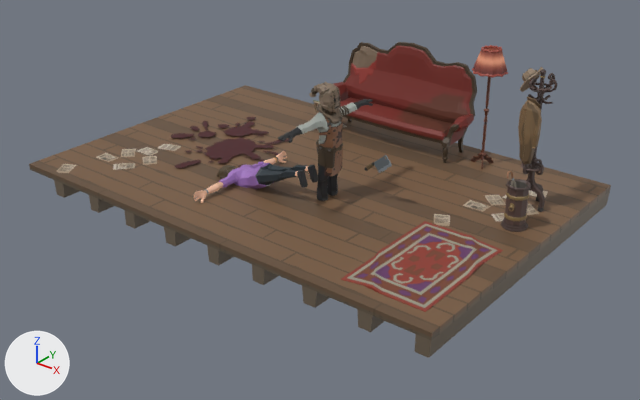
Before and after pictures for a commit that changed the glTF model dist/models/1.hotspot/1.hotspot.glb.
Rendered twice from a 50 mm camera at (7.9, -6.19, 5.97) aimed at (0.37, 3.22, 0.14). Every picture has the same lights, and +X, +Y and +Z are marked at lower left. Where no turn or scale is listed for an object, it has been applied to the vertices. Vertices at the same position are counted once.

Before the edit, the objects in view are built like this:
```python
ob_sm_bld_floor_combined_02 = bpy.data.objects.new('SM_Bld_Floor_Combined_02', me_scene_117)
ob_sm_bld_floor_combined_02.parent = ob_root_015
ob_sm_bld_floor_combined_02.location = (-1.267, 3.511, 0.346)
ob_sm_bld_floor_combined_02.rotation_euler = (1.571, 0.0, 1.569)  # degrees (90, 0, 90)
ob_sm_bld_floor_combined_02.scale = (0.01, 0.01, 0.01)
ob_sm_bld_floor_combined_02__1 = bpy.data.objects.new('SM_Bld_Floor_Combined_02__1_', me_scene_117)
ob_sm_bld_floor_combined_02__1.parent = ob_root_015
ob_sm_bld_floor_combined_02__1.location = (1.233, 3.505, 0.346)
ob_sm_bld_floor_combined_02__1.rotation_euler = (1.571, 0.0, 1.569)  # degrees (90, 0, 90)
ob_sm_bld_floor_combined_02__1.scale = (0.01, 0.01, 0.01)
ob_sm_bld_floor_combined_02__2 = bpy.data.objects.new('SM_Bld_Floor_Combined_02__2_', me_scene_117)
ob_sm_bld_floor_combined_02__2.parent = ob_root_015
ob_sm_bld_floor_combined_02__2.location = (-1.273, 1.011, 0.346)
ob_sm_bld_floor_combined_02__2.rotation_euler = (1.571, 0.0, 1.569)  # degrees (90, 0, 90)
ob_sm_bld_floor_combined_02__2.scale = (0.01, 0.01, 0.01)
ob_sm_bld_floor_combined_02__3 = bpy.data.objects.new('SM_Bld_Floor_Combined_02__3_', me_scene_117)
ob_sm_bld_floor_combined_02__3.parent = ob_root_015
ob_sm_bld_floor_combined_02__3.location = (-3.767, 3.516, 0.346)
ob_sm_bld_floor_combined_02__3.rotation_euler = (1.571, 0.0, 1.569)  # degrees (90, 0, 90)
ob_sm_bld_floor_combined_02__3.scale = (0.01, 0.01, 0.01)
ob_sm_bld_floor_combined_02__4 = bpy.data.objects.new('SM_Bld_Floor_Combined_02__4_', me_scene_117)
ob_sm_bld_floor_combined_02__4.parent = ob_root_015
ob_sm_bld_floor_combined_02__4.location = (1.227, 1.005, 0.346)
ob_sm_bld_floor_combined_02__4.rotation_euler = (1.571, 0.0, 1.569)  # degrees (90, 0, 90)
ob_sm_bld_floor_combined_02__4.scale = (0.01, 0.01, 0.01)
ob_sm_bld_floor_combined_02__5 = bpy.data.objects.new('SM_Bld_Floor_Combined_02__5_', me_scene_117)
ob_sm_bld_floor_combined_02__5.parent = ob_root_015
ob_sm_bld_floor_combined_02__5.location = (-3.773, 1.016, 0.346)
ob_sm_bld_floor_combined_02__5.rotation_euler = (1.571, 0.0, 1.569)  # degrees (90, 0, 90)
ob_sm_bld_floor_combined_02__5.scale = (0.01, 0.01, 0.01)
ob_sm_chr_business_female_03_1_001 = bpy.data.objects.new('SM_Chr_Business_Female_03_1.001', me_scene_249)
ob_sm_chr_business_female_03_1_001.location = (0.0, 2.9, 0.56)
ob_sm_chr_butcher_01_002 = bpy.data.objects.new('SM_Chr_Butcher_01.002', me_scene_209)
ob_sm_chr_butcher_01_002.location = (0.75, 2.97, 0.37)
ob_sm_prop_rug_01__1 = bpy.data.objects.new('SM_Prop_Rug_01__1_', me_scene_015)
ob_sm_prop_rug_01__1.location = (2.82, 2.26, 0.34)
# also in view: 'SM_Prop_Papers_03__12_' at (2.76, 4.22, 0.36); 'SM_Prop_Lamp_04__4_' at (1.83, 5.49, 1.3); 'SM_Prop_Decal_Floor_Large__18_' at (-1.91, 3.54, 0.38); 'SM_Prop_Coat_Stand_01_Insert_01' at (2.99, 4.62, 1.7); 'SM_Prop_Umbrella_Stand_01' at (3.23, 3.89, 0.77)
```
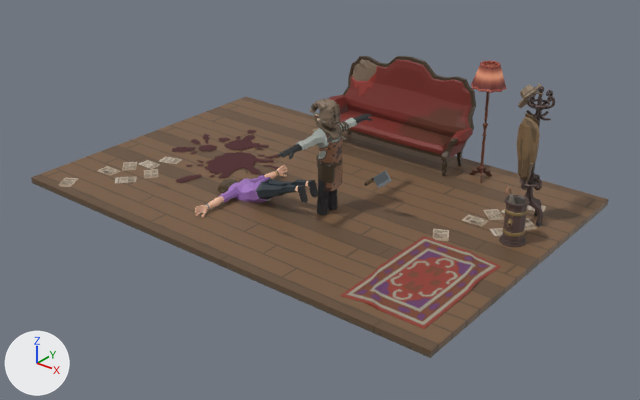
Boxes [x1, y1, x2, y2] around the edits, measured in the pictures (640 x 400 px):
```json
{"object": "SM_Bld_Floor_Combined_02__4_", "change": "reshaped, moved", "before": [264, 196, 535, 358], "after": [265, 211, 533, 358], "on screen": "9% shorter"}
{"object": "SM_Bld_Floor_Combined_02__2_", "change": "reshaped, moved", "before": [134, 156, 378, 285], "after": [135, 170, 378, 285], "on screen": "11% shorter"}
{"object": "SM_Bld_Floor_Combined_02__1_", "change": "reshaped, moved", "before": [380, 146, 611, 270], "after": [378, 159, 609, 270], "on screen": "10% shorter"}
{"object": "SM_Prop_ArmChair_04__2_", "change": "moved", "before": [333, 42, 477, 163], "after": [328, 56, 476, 176]}
{"object": "SM_Bld_Floor_Combined_02__5_", "change": "reshaped, moved", "before": [29, 120, 248, 229], "after": [31, 133, 247, 229], "on screen": "12% shorter"}
{"object": "SM_Prop_Rug_01__1_", "change": "moved", "before": [341, 221, 503, 312], "after": [340, 236, 501, 329]}
{"object": "SM_Bld_Floor_Combined_02", "change": "reshaped, moved", "before": [255, 117, 466, 196], "after": [255, 131, 465, 210]}
{"object": "SM_Bld_Floor_Combined_02__3_", "change": "reshaped, moved", "before": [150, 85, 318, 154], "after": [151, 97, 318, 167]}
{"object": "SM_Chr_Butcher_01.002", "change": "moved", "before": [278, 82, 373, 201], "after": [278, 98, 373, 216]}
{"object": "SM_Chr_Business_Female_03_1.001", "change": "moved", "before": [194, 151, 318, 203], "after": [195, 165, 318, 217]}
{"object": "SM_Prop_Decal_Floor_Large__18_", "change": "moved", "before": [171, 117, 289, 168], "after": [172, 130, 289, 183]}
{"object": "SM_Prop_Coat_Stand_01_Insert_01", "change": "moved", "before": [518, 67, 543, 164], "after": [517, 84, 541, 180]}
{"object": "SM_Prop_Coat_Stand_01", "change": "moved", "before": [521, 69, 557, 212], "after": [519, 86, 555, 227]}
{"object": "SM_Prop_Lamp_04__4_", "change": "moved", "before": [471, 45, 508, 169], "after": [470, 60, 507, 183]}
{"object": "SM_Prop_Umbrella_Stand_01", "change": "moved", "before": [501, 170, 531, 232], "after": [499, 187, 530, 247]}
{"object": "SM_Prop_Papers_03__13_", "change": "moved", "before": [57, 144, 181, 173], "after": [59, 157, 182, 187]}
{"object": "SM_Prop_Papers_03__12_", "change": "moved", "before": [434, 190, 548, 226], "after": [433, 205, 546, 241]}
{"part": 1, "of": "me_scene_117", "change": "deleted", "before": [89, 195, 384, 332], "on screen": "brown"}
{"part": 2, "of": "me_scene_117", "change": "deleted", "before": [54, 180, 330, 308], "on screen": "brown"}
{"part": 3, "of": "me_scene_117", "change": "deleted", "before": [125, 192, 610, 358]}
```

Edits to the scene script, one JSON object a line:
```json
{"block": "me_scene_117", "where": "# used by ob_sm_bld_floor_combined_02; parent = ob_root_015; location = (-1.267, 3.511, 0.346); rotation_euler = (1.571, 0.0, 1.569), in degrees (90, 0, 90); scale = (0.01, 0.01, 0.01)"}
{"op": "remove", "block": "me_scene_117", "code": "me_scene_117.from_pydata(...)  # 78 vertices, 106 faces; spans x 0.0..250.0, y -33.0..1.0, z 0.0..250.0"}
{"op": "add", "block": "me_scene_117", "code": "me_scene_117.from_pydata(...)  # 12 vertices, 20 faces; spans x 0.0..250.0, y -9.0..1.0, z 0.0..250.0"}
{"block": "me_scene_117", "change": "me_scene_117 part 1: the loose piece of 16 vertices spanning x 0.0..250.0, y -33.0..-9.0, z 147.0..169.0 is deleted"}
{"block": "me_scene_117", "change": "me_scene_117 part 2: the loose piece of 12 vertices spanning x 0.0..250.0, y -33.0..-9.0, z 62.0..86.0 is deleted"}
{"block": "me_scene_117", "change": "me_scene_117 part 3: 14 vertices removed from x 0.0..250.0, y -33.0..-9.0, z 229.0..250.0"}
{"op": "remove", "block": "me_scene_117", "code": "me_scene_117.materials.append(mat_polygonhorrormansion_mat_01_a)"}
{"op": "set", "path": "ob_sm_chr_butcher_01_002.location", "old": "(0.75, 2.97, 0.37)", "new": "(0.75, 2.97, 0.13)"}
{"op": "set", "path": "ob_sm_chr_business_female_03_1_001.location", "old": "(0.0, 2.9, 0.56)", "new": "(0.0, 2.9, 0.32)"}
{"op": "set", "path": "ob_sm_bld_floor_combined_02.parent", "old": "ob_root_015", "new": "ob_lobby"}
{"op": "set", "path": "ob_sm_bld_floor_combined_02__1.parent", "old": "ob_root_015", "new": "ob_lobby"}
{"op": "set", "path": "ob_sm_bld_floor_combined_02__2.parent", "old": "ob_root_015", "new": "ob_lobby"}
{"op": "set", "path": "ob_sm_bld_floor_combined_02__3.parent", "old": "ob_root_015", "new": "ob_lobby"}
{"op": "set", "path": "ob_sm_bld_floor_combined_02__4.parent", "old": "ob_root_015", "new": "ob_lobby"}
{"op": "set", "path": "ob_sm_bld_floor_combined_02__5.parent", "old": "ob_root_015", "new": "ob_lobby"}
{"op": "set", "path": "ob_sm_prop_armchair_04__2.location", "old": "(0.18, 5.41, 0.35)", "new": "(0.18, 5.41, 0.11)"}
{"op": "set", "path": "ob_sm_prop_coat_stand_01.location", "old": "(3.08, 4.6, 0.35)", "new": "(3.08, 4.6, 0.12)"}
{"op": "set", "path": "ob_sm_prop_coat_stand_01_insert_01.location", "old": "(3.08, 4.6, 0.35)", "new": "(3.08, 4.6, 0.12)"}
{"op": "set", "path": "ob_sm_prop_decal_floor_large__18.location", "old": "(-1.91, 3.54, 0.35)", "new": "(-1.91, 3.54, 0.1)"}
{"op": "set", "path": "ob_sm_prop_lamp_04__4.location", "old": "(1.83, 5.49, 0.35)", "new": "(1.83, 5.49, 0.12)"}
{"op": "set", "path": "ob_sm_prop_papers_03__12.parent", "old": "ob_root_015", "new": "ob_lobby"}
{"op": "set", "path": "ob_sm_prop_papers_03__13.parent", "old": "ob_root_015", "new": "ob_lobby"}
{"op": "set", "path": "ob_sm_prop_rug_01__1.location", "old": "(2.82, 2.26, 0.34)", "new": "(2.82, 2.26, 0.1)"}
{"op": "set", "path": "ob_sm_prop_umbrella_stand_01.location", "old": "(3.22, 3.9, 0.35)", "new": "(3.22, 3.9, 0.12)"}
{"op": "add", "block": "ob_lobby", "code": ["ob_lobby = bpy.data.objects.new('Lobby', None)", "ob_lobby.location = (0.0, 0.0, -0.236)"]}
```
